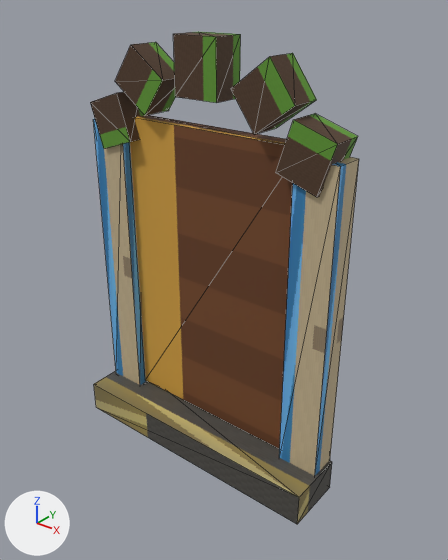
The glTF model public/models/citykit/portal-casco-lod0.glb, before and after one commit.
The view is the same before and after, from a 50 mm camera at (2.93, -3.58, 3.62) aimed at (0.19, -0.15, 1.49). Arrows for +X, +Y and +Z are at lower left; the lights stay in place. The older version comes first. Mesh edges are drawn as thin lines. Vertices at exactly the same position are counted once.

The first picture shows 'portal-casco-lod0'.
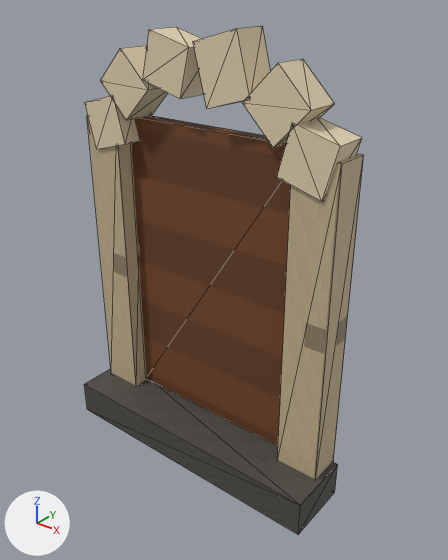
Changed parts and their boxes (x1, y1, x2, y2) in the pictures (448 x 560 px; the box of a moved part takes in the faces that stretch with it):
```json
{"object": "portal-casco-lod0", "change": "reshaped", "before": [90, 32, 359, 524], "after": [84, 26, 364, 534]}
{"part": 1, "of": "me_portal_casco_lod0", "change": "added", "after": [84, 369, 338, 534]}
{"part": 2, "of": "me_portal_casco_lod0", "change": "added", "after": [87, 116, 147, 386], "on screen": "brown"}
{"part": 3, "of": "me_portal_casco_lod0", "change": "added", "after": [277, 154, 364, 480], "on screen": "brown"}
{"part": 4, "of": "me_portal_casco_lod0", "change": "moved or reshaped", "before": [130, 115, 293, 449], "after": [131, 115, 291, 446]}
{"part": 5, "of": "me_portal_casco_lod0", "change": "moved or reshaped", "before": [276, 113, 358, 197], "after": [84, 95, 139, 149]}
{"part": 6, "of": "me_portal_casco_lod0", "change": "moved or reshaped", "before": [90, 92, 144, 149], "after": [143, 27, 204, 99]}
{"part": 7, "of": "me_portal_casco_lod0", "change": "rebuilt", "before": [115, 42, 175, 116], "after": [100, 45, 168, 120]}
{"part": 8, "of": "me_portal_casco_lod0", "change": "rebuilt", "before": [231, 53, 317, 135], "after": [243, 59, 335, 147], "on screen": "7% wider, 7% taller"}
{"part": 9, "of": "me_portal_casco_lod0", "change": "deleted", "before": [94, 371, 332, 524]}
{"part": 10, "of": "me_portal_casco_lod0", "change": "deleted", "before": [93, 119, 146, 385]}
{"part": 11, "of": "me_portal_casco_lod0", "change": "deleted", "before": [173, 32, 241, 103]}
{"part": 12, "of": "me_portal_casco_lod0", "change": "built on", "before": [279, 157, 359, 476], "after": [193, 26, 362, 201]}
```

Scene script edits in JSON lines:
```json
{"block": "me_portal_casco_lod0", "where": "# used by ob_portal_casco_lod0; location = (0.0, 0.0, 0.0)"}
{"op": "remove", "block": "me_portal_casco_lod0", "code": "me_portal_casco_lod0.from_pydata(...)  # 72 vertices, 108 faces; spans x -1.17..1.17, y -0.47..0.04, z -0.2..3.28"}
{"op": "add", "block": "me_portal_casco_lod0", "code": "me_portal_casco_lod0.from_pydata(...)  # 80 vertices, 120 faces; spans x -1.23..1.23, y -0.54..0.04, z -0.21..3.34"}
{"block": "me_portal_casco_lod0", "change": "me_portal_casco_lod0 part 1: a new loose piece, a box spanning x -1.23..1.23, y -0.54..0.02, z -0.21..0.09, in mat_kit_atlas (picture img_kit_atlas)"}
{"block": "me_portal_casco_lod0", "change": "me_portal_casco_lod0 part 2: a new loose piece, a box spanning x -1.18..-0.82, y -0.24..0.04, z 0.07..2.61, in mat_kit_atlas (picture img_kit_atlas)"}
{"block": "me_portal_casco_lod0", "change": "me_portal_casco_lod0 part 3: a new loose piece, a box spanning x 0.82..1.18, y -0.24..0.04, z 0.07..2.61, in mat_kit_atlas (picture img_kit_atlas)"}
{"block": "me_portal_casco_lod0", "change": "me_portal_casco_lod0 part 4: the loose piece of 8 vertices spanning x -0.82..0.82, y -0.12..0.02, z 0.09..2.63 is moved by (0.0, 0.01, 0.0)"}
{"block": "me_portal_casco_lod0", "change": "me_portal_casco_lod0 part 5: the loose piece of 8 vertices spanning x 0.69..1.13, y -0.23..0.03, z 2.36..2.83 is turned 147 degrees about the y axis through its middle and scaled by 1.04, then moved by (-1.86, -0.02, -0.01)"}
{"block": "me_portal_casco_lod0", "change": "me_portal_casco_lod0 part 6: the loose piece of 8 vertices spanning x -1.13..-0.69, y -0.23..0.03, z 2.36..2.83 is turned -57 degrees about the y axis through its middle and scaled by 1.04, then moved by (0.66, -0.02, 0.49)"}
{"block": "me_portal_casco_lod0", "change": "me_portal_casco_lod0 part 7: the loose piece of 8 vertices spanning x -0.82..-0.31, y -0.23..0.03, z 2.69..3.19 is rebuilt with 8 vertices and now spans x -0.95..-0.43, y -0.26..0.02, z 2.64..3.16"}
{"block": "me_portal_casco_lod0", "change": "me_portal_casco_lod0 part 8: the loose piece of 8 vertices spanning x 0.31..0.82, y -0.23..0.03, z 2.69..3.19 is rebuilt with 8 vertices and now spans x 0.43..0.95, y -0.26..0.02, z 2.64..3.16"}
{"block": "me_portal_casco_lod0", "change": "me_portal_casco_lod0 part 9: the loose piece of 8 vertices spanning x -1.17..1.17, y -0.47..0.03, z -0.2..0.08 is deleted"}
{"block": "me_portal_casco_lod0", "change": "me_portal_casco_lod0 part 10: the loose piece of 8 vertices spanning x -1.15..-0.81, y -0.2..0.04, z 0.06..2.58 is deleted"}
{"block": "me_portal_casco_lod0", "change": "me_portal_casco_lod0 part 11: the loose piece of 8 vertices spanning x -0.19..0.19, y -0.23..0.03, z 2.86..3.28 is deleted"}
{"block": "me_portal_casco_lod0", "change": "me_portal_casco_lod0 part 12"}
{"block": "me_portal_casco_lod0", "change": "8 vertices are removed from x 0.81..1.15, y -0.2..0.04, z 0.06..2.58"}
{"block": "me_portal_casco_lod0", "change": "12 faces are deleted"}
{"block": "me_portal_casco_lod0", "change": "8 vertices are added at x 0.01..1.17, y -0.26, z 2.35..3.34"}
{"block": "me_portal_casco_lod0", "change": "8 new vertices lie (0.0, 0.28, 0.0) away from vertices in x 0.01..1.17, y -0.26, z 2.35..3.34"}
{"block": "me_portal_casco_lod0", "change": "24 new faces join them"}
```
